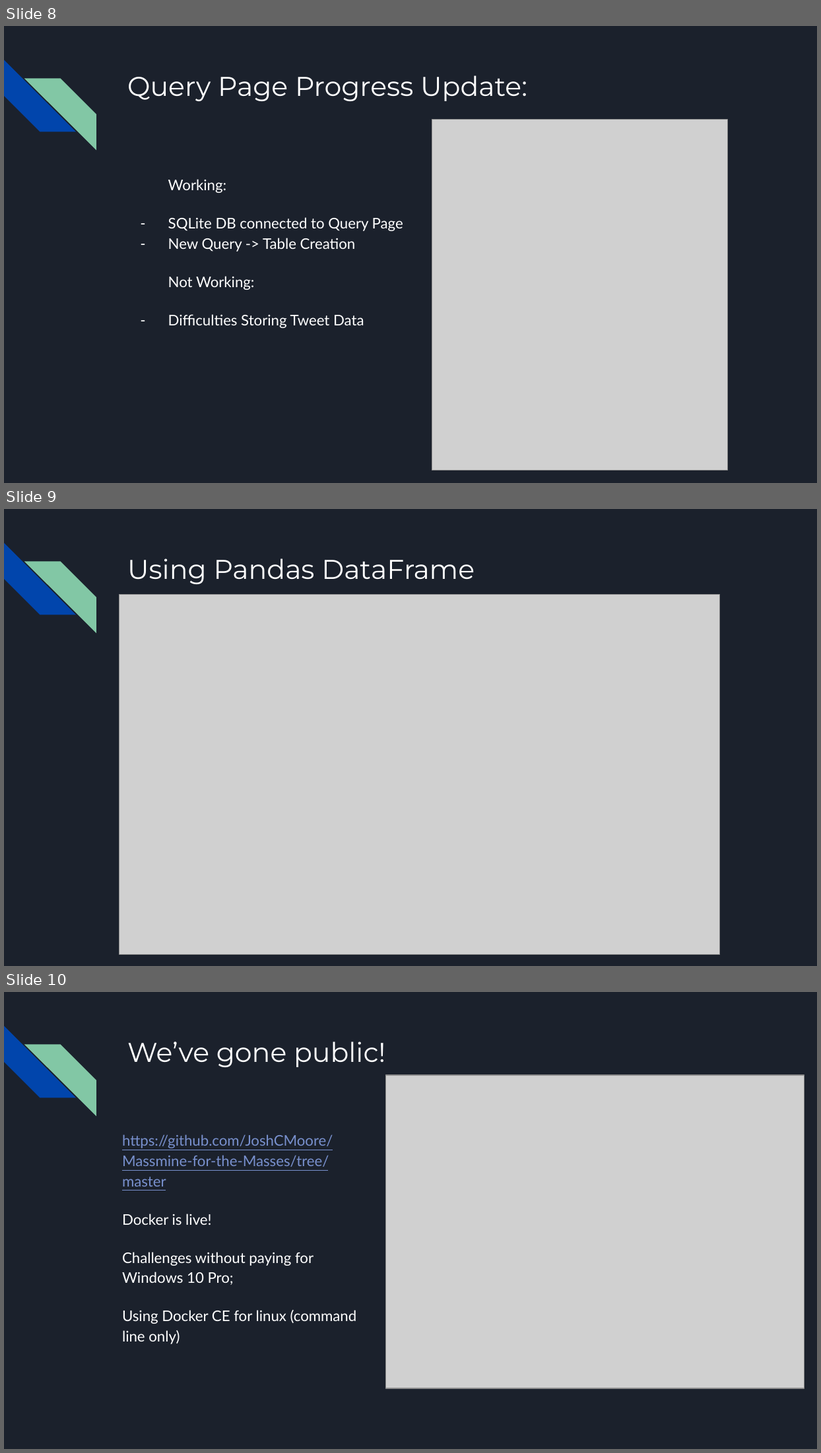
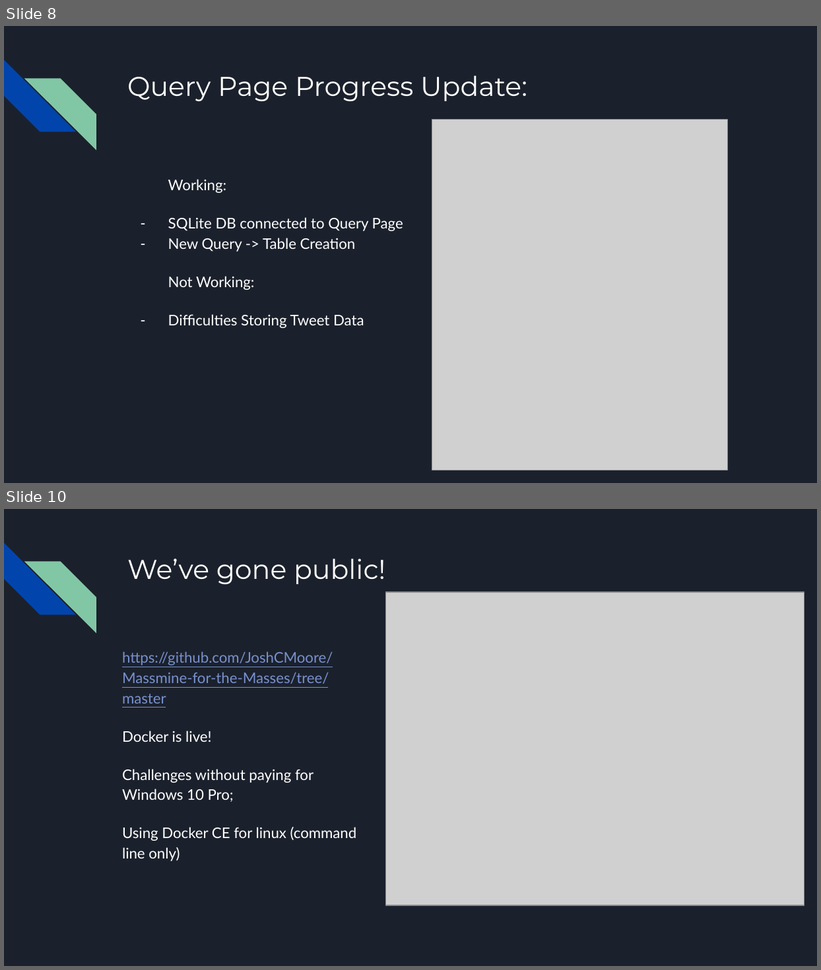
Before and after one commit to JoshCMoore/Massmine-for-the-Masses, a slide deck: documentation/slides/PresentationMar28.pptx. Shown one above the other, each under a label of ours: slides 8, 9 and 10 before the commit, slides 8 and 10 after it; the slides between them are not shown. The pictures are 821x1453 and 821x970 pixels, drawn with LibreOffice and Linux fonts; fonts in the diff are those of the drawing; grey boxes stand for pictures. Boxes give left, top, right and bottom in pixels: in the first picture for what was removed or moved away, otherwise in the second. Text is boxed around its words. In the diff, an @@ line names an element or a change of style, - is before the commit and + after.

```diff
--- a/documentation/slides/PresentationMar28.pptx
+++ b/documentation/slides/PresentationMar28.pptx
@@ slide 9 removed at bbox=[4, 509, 817, 966], background #1B212C; not listed: 2 template elements that a slide beside it also shows @@
@@ title removed at bbox=[127, 559, 475, 584] @@
-Using Pandas DataFrame
@@ picture removed at bbox=[120, 594, 720, 955] @@
```
Also in this commit, not shown: 1 slide added.
